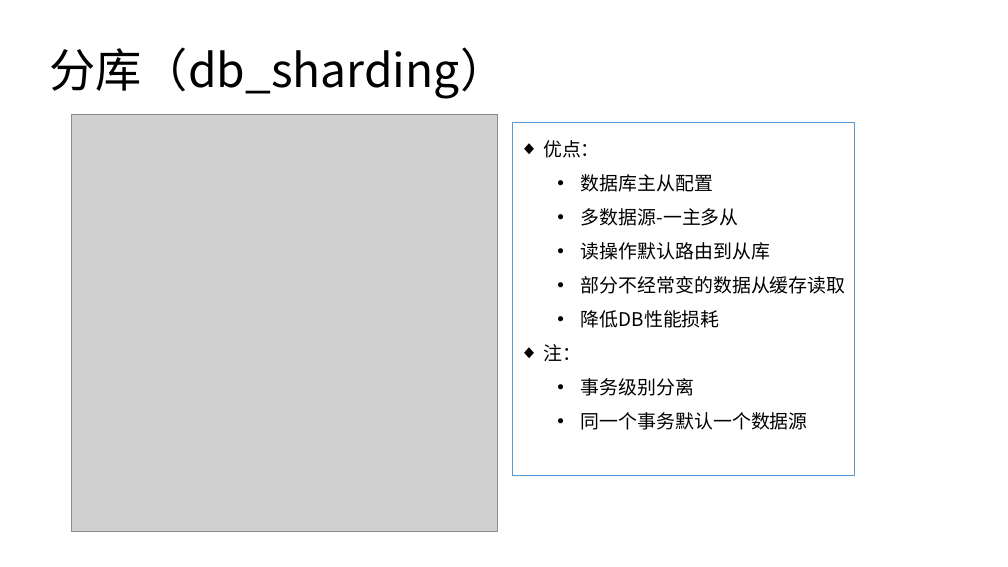
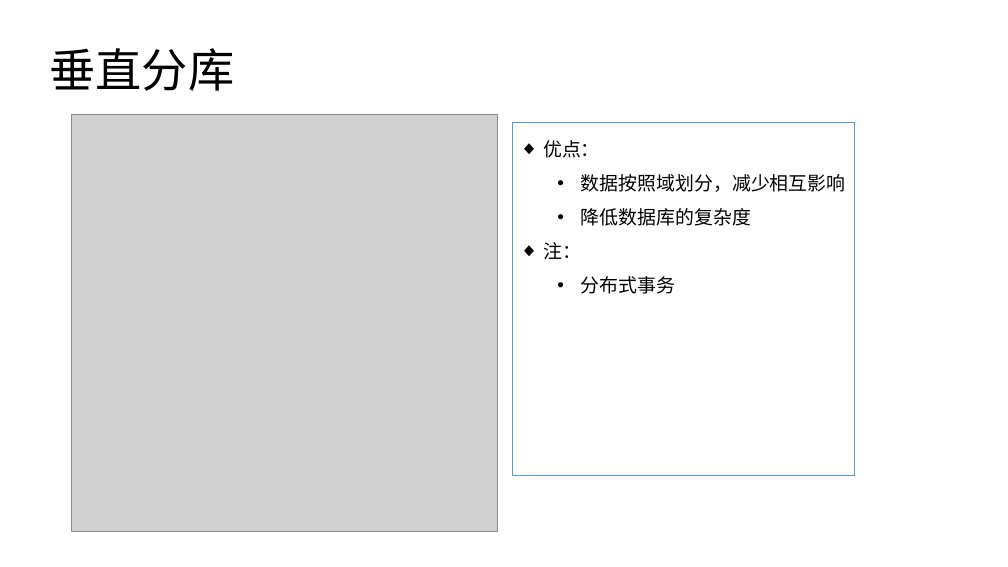
Before and after one commit to haydenwang/docs-all, a slide deck: slide 6 of 互联网技术架构变迁.pptx (slide 8 before the commit). Drawn at 1008x567 pixels with LibreOffice and Linux fonts; fonts in the diff are those of the drawing; grey boxes stand for pictures. Boxes give left, top, right and bottom in pixels: in the first picture for what was removed or moved away, otherwise in the second. Text is boxed around its words. In the diff, an @@ line names an element or a change of style, - is before the commit and + after.

```diff
--- a/互联网技术架构变迁.pptx
+++ b/互联网技术架构变迁.pptx
@@ title at <box>49,48,234,91</box>: text changed @@
-分库（db_sharding）
+垂直分库
@@ text in rectangle at <box>581,174,846,226</box>: text changed @@
-  • 数据库主从配置
-  • 多数据源-一主多从
-  • 读操作默认路由到从库
-  • 部分不经常变的数据从缓存读取
-  • 降低DB性能损耗
+  • 数据按照域划分，减少相互影响
+  • 降低数据库的复杂度
@@ text in rectangle at <box>581,276,675,294</box>: text changed @@
-  • 事务级别分离
-  • 同一个事务默认一个数据源
+  • 分布式事务
```
Also in this commit, not shown: 9 other slides changed, 5 slides added, 3 slides removed, 2 other files.
